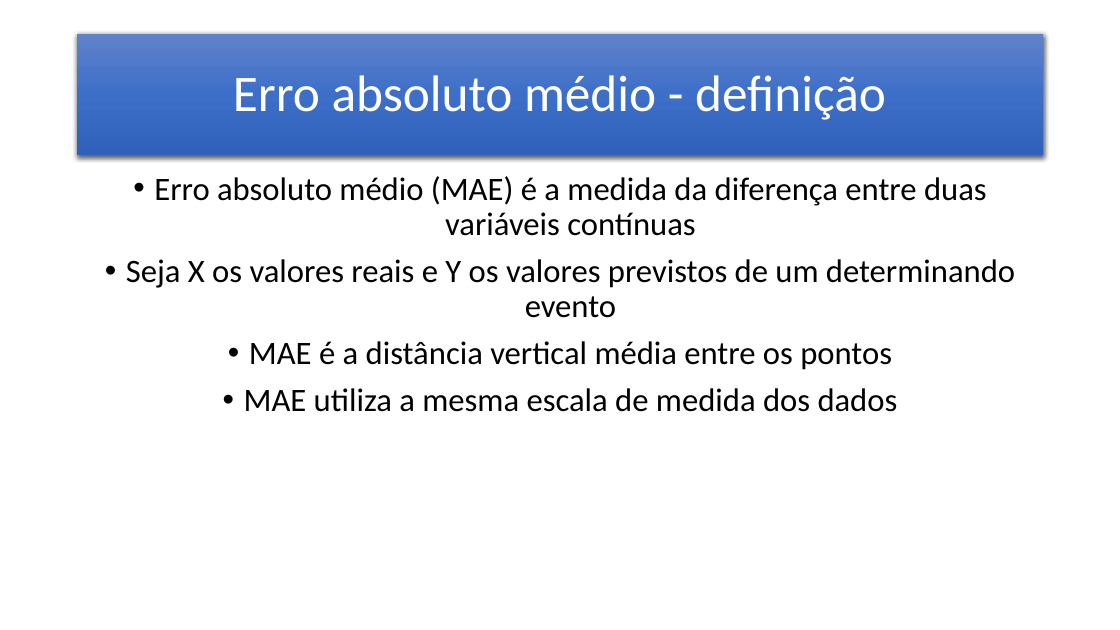
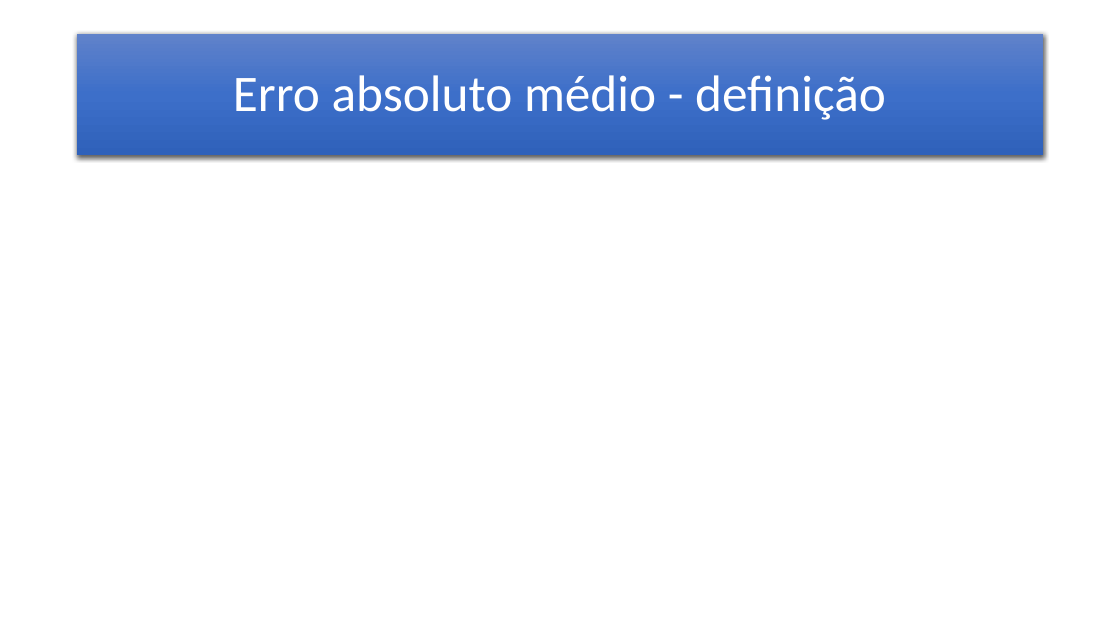
Before and after one commit to danmorales/CursoDS_ProfDanilo, a slide deck: slide 4 of Estatistica/Estatistica_Erros.pptx. Drawn at 1120x630 pixels with LibreOffice and Linux fonts; fonts in the diff are those of the drawing; grey boxes stand for pictures. Boxes give left, top, right and bottom in pixels: in the first picture for what was removed or moved away, otherwise in the second. Text is boxed around its words. In the diff, an @@ line names an element or a change of style, - is before the commit and + after.

```diff
--- a/Estatistica/Estatistica_Erros.pptx
+++ b/Estatistica/Estatistica_Erros.pptx
@@ text removed at (126,176,1015,412) @@
-• Erro absoluto médio (MAE) é a medida da diferença entre duas variáveis contínuas
-• Seja X os valores reais e Y os valores previstos de um determinando evento
-• MAE é a distância vertical média entre os pontos
-• MAE utiliza a mesma escala de medida dos dados
```
Also in this commit, not shown: 7 other slides changed, 2 other files.
